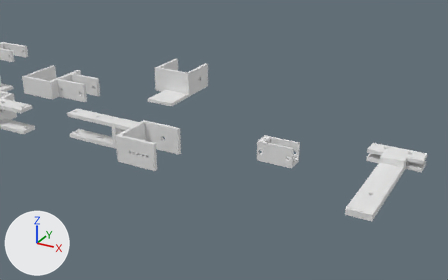
A saved change to the Blender file blender/cat.blend.
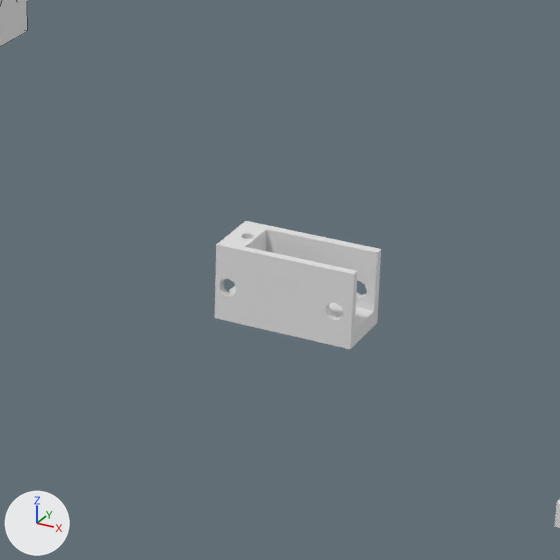
Old and new are each drawn from a camera (50 mm lens) standing at (934.1, -509.4, 263.3) and looking at (672.7, -34.1, 25.7) and again close up on the part from 45% to 77% of the width and 28% to 80% of the height. The lights are fixed; the arrows at lower left show +X, +Y and +Z. The close-ups show mesh edges as thin lines.

Before the edit, the objects in view are built like this:
```python
me_motor = bpy.data.meshes.new('Motor')
me_motor.from_pydata(...)  # 165 vertices, 96 faces, 1 loose edge; spans x -19.1..18.9, y -9.0..8.6, z -8.3..12.5
me_motor.materials.append(mat_material_007)  # white #e7e7e7
me_motor_008 = bpy.data.meshes.new('Motor.008')
me_motor_008.from_pydata(...)  # 89 vertices, 52 faces; spans x -30.3..50.0, y -14.0..14.0, z -19.2..27.5
me_motor_008.materials.append(mat_material_001)  # white #e7e7e7
ob_servoconnectorhead = bpy.data.objects.new('servoConnectorHead', me_motor_008)
ob_servoconnectorhead.location = (551.4, 61.8, 33.7)
ob_servoconnectorhead.rotation_euler = (-1.571, 0.0, 1.571)  # degrees (-90, 0, 90)
ob_servomount = bpy.data.objects.new('servoMount', me_motor)
ob_servomount.location = (711.6, 6.5, 3.8)
```
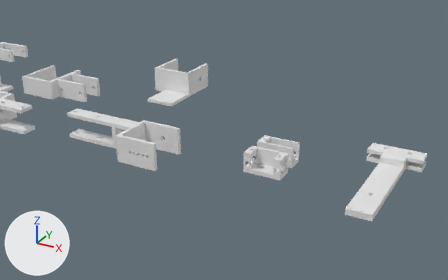
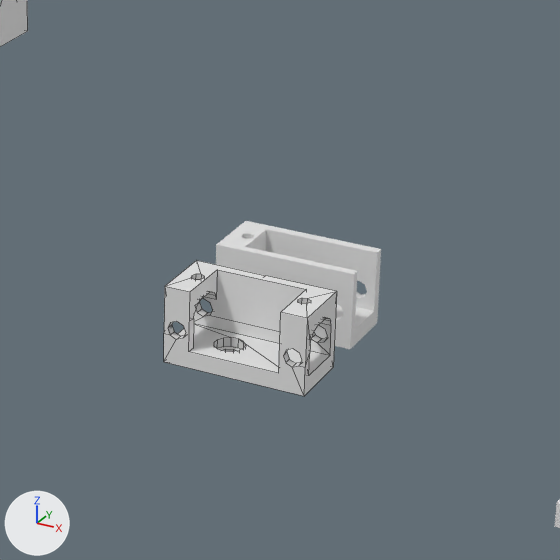
Commit message: trying new motor mount design

The edits, one by one:
Material 'Material.009' (mat_material_009) is new.
Its base color is (0.8, 0.8, 0.8) (white #e7e7e7).
Mesh me_motor_004 is new.
It has 208 vertices, 115 faces, 2 loose edges and spans x -19.1..19.1, y -9.0..8.6, z -8.3..12.5.
It uses material mat_material_009 (white #e7e7e7).
Object 'servoMountNew' (ob_servomountnew) is new; it shows me_motor_004.
Its location is (711.6, -22.4, 3.8).

Changed parts and their boxes [x1, y1, x2, y2] in the close-ups (560 x 560 px):
'servoMountNew', added
    after: [164, 260, 337, 396]
